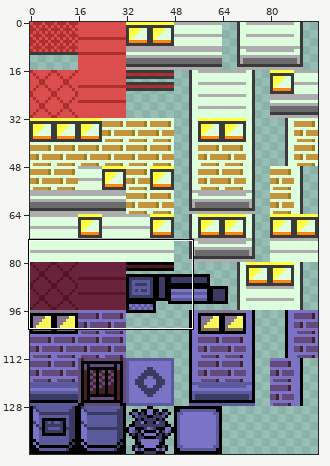
A sprite sheet gets an edit: Pokemon Brown 3D/Content/Textures/Cities/Botan.png. Above: a wide view before the commit, with the close-up outlined.
Close-up. Before the edit:
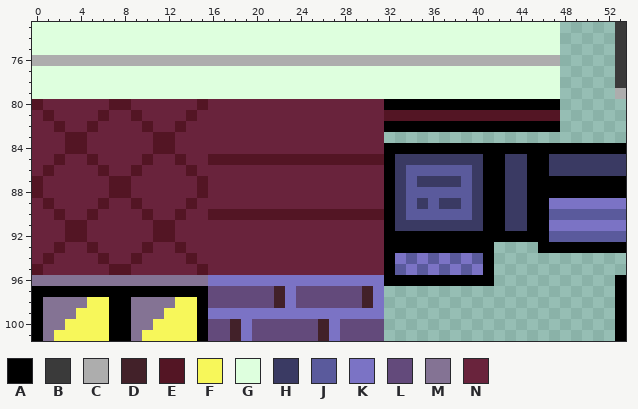
The file is 96x144 pixels. Shown: x 0..53, y 73..101.
Palette (. is transparent): A #000000  B #3a3a3a  C #adadad  D #422129  E #531524  F #f7f75a  G #deffde  H #3a3a63  J #5a5a9c  K #7b73c5  L #634a7b  M #847394  N #69233c
Pixels before, first column x 0:
 73 GGGGGGGGGGGGGGGGGGGGGGGGGGGGGGGGGGGGGGGGGGGGGGGG.....B
 74 GGGGGGGGGGGGGGGGGGGGGGGGGGGGGGGGGGGGGGGGGGGGGGGG.....B
 75 GGGGGGGGGGGGGGGGGGGGGGGGGGGGGGGGGGGGGGGGGGGGGGGG.....B
 76 CCCCCCCCCCCCCCCCCCCCCCCCCCCCCCCCCCCCCCCCCCCCCCCC.....B
 77 GGGGGGGGGGGGGGGGGGGGGGGGGGGGGGGGGGGGGGGGGGGGGGGG.....B
 78 GGGGGGGGGGGGGGGGGGGGGGGGGGGGGGGGGGGGGGGGGGGGGGGG.....B
 79 GGGGGGGGGGGGGGGGGGGGGGGGGGGGGGGGGGGGGGGGGGGGGGGG.....C
 80 ENNNNNNEENNNNNNENNNNNNNNNNNNNNNNAAAAAAAAAAAAAAAA......
 81 NENNNNENNENNNNENNNNNNNNNNNNNNNNNEEEEEEEEEEEEEEEE......
 82 NNENNENNNNENNENNNNNNNNNNNNNNNNNNAAAAAAAAAAAAAAAA......
 83 NNNEENNNNNNEENNNNNNNNNNNNNNNNNNN......................
 84 NNNEENNNNNNEENNNNNNNNNNNNNNNNNNNAAAAAAAAAAAAAAAAAAAAAA
 85 NNENNENNNNENNENNEEEEEEEEEEEEEEEEAHHHHHHHHAAHHAAHHHHHHH
 86 NENNNNENNENNNNENNNNNNNNNNNNNNNNNAHJJJJJJHAAHHAAHHHHHHH
 87 ENNNNNNEENNNNNNENNNNNNNNNNNNNNNNAHJHHHHJHAAHHAAAAAAAAA
 88 ENNNNNNEENNNNNNENNNNNNNNNNNNNNNNAHJJJJJJHAAHHAAAAAAAAA
 89 NENNNNENNENNNNENNNNNNNNNNNNNNNNNAHJHJHHJHAAHHAAKKKKKKK
 90 NNENNENNNNENNENNEEEEEEEEEEEEEEEEAHJJJJJJHAAHHAAJJJJJJJ
 91 NNNEENNNNNNEENNNNNNNNNNNNNNNNNNNAHHHHHHHHAAHHAAKKKKKKK
 92 NNNEENNNNNNEENNNNNNNNNNNNNNNNNNNAAAAAAAAAAAAAAAJJJJJJJ
 93 NNENNENNNNENNENNNNNNNNNNNNNNNNNNAAAAAAAAAA....AAAAAAAA
 94 NENNNNENNENNNNENNNNNNNNNNNNNNNNNAKJKJKJKJA............
 95 ENNNNNNEENNNNNNENNNNNNNNNNNNNNNNAJKJKJKJKA............
 96 MMMMMMMMMMMMMMMMKKKKKKKKKKKKKKKKAAAAAAAAAA...........A
 97 AAAAAAAAAAAAAAAALLLLLLDKLLLLLLDK.....................A
 98 AMMMMFFAAMMMMFFALLLLLLDKLLLLLLDK.....................A
 99 AMMMFFFAAMMMFFFAKKKKKKKKKKKKKKKK.....................A
100 AMMFFFFAAMMFFFFALLDKLLLLLLDKLLLL.....................A
101 AMFFFFFAAMFFFFFALLDKLLLLLLDKLLLL.....................A
New version:
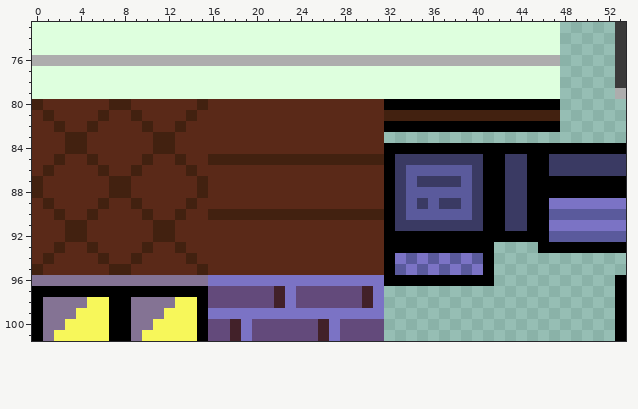
Edits made:
{"colour":"E","old":"#531524","new":"#422110"}
{"colour":"N","old":"#69233c","new":"#5a2918"}
{"label":"changed","picture_box":[32,99,560,275]}
